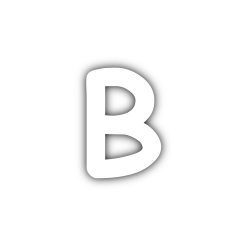
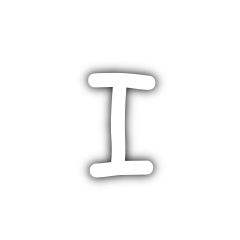
Revision of a layered 240px x 240px image; what changed, layer by layer:
renamed "B #1" to "I", painted on it over [86, 67, 162, 179]
painted on "B" over [76, 57, 171, 186]
